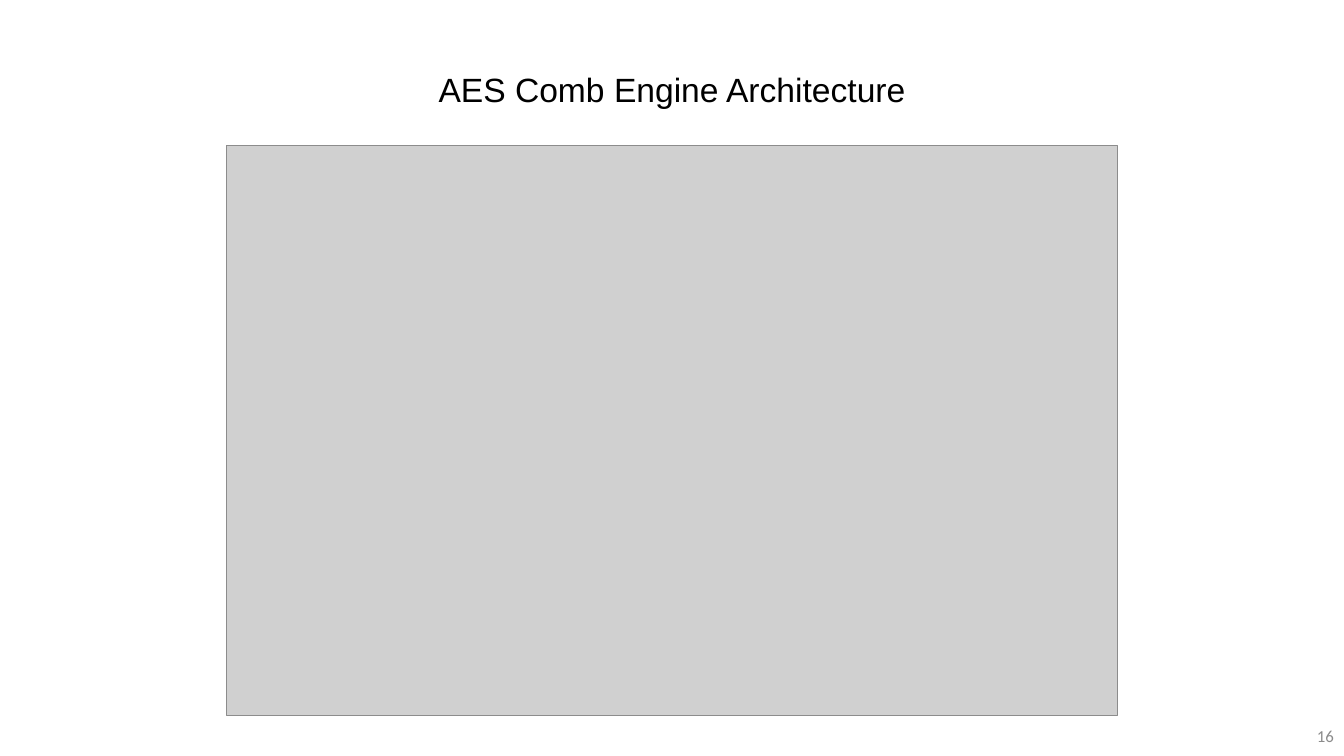
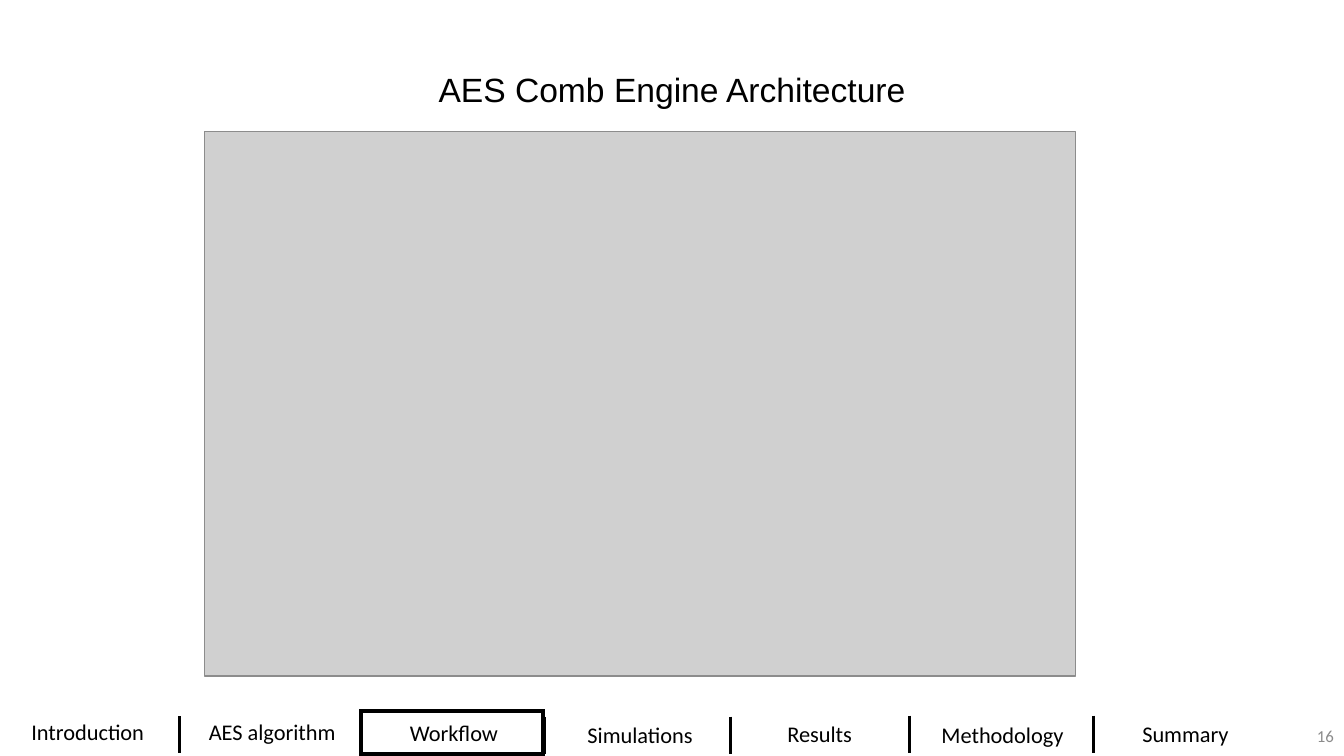
Before and after one commit to DavidDanD/PULPenix_AES, a slide deck: slide 16 of David and Dolev - Final Presentation5.pptx. Drawn at 1344x756 pixels with LibreOffice and Linux fonts; fonts in the diff are those of the drawing; grey boxes stand for pictures; background and template pictures are left out. Boxes give left, top, right and bottom in pixels: in the first picture for what was removed or moved away, otherwise in the second. Text is boxed around its words. In the diff, an @@ line names an element or a change of style, - is before the commit and + after.

```diff
--- a/David and Dolev - Final Presentation5.pptx
+++ b/David and Dolev - Final Presentation5.pptx
@@ picture: place and size @@
-picture at (227, 145, 1117, 716)
+picture at (205, 131, 1076, 676)
@@ line added from (179, 716) to (179, 753), #000000 2.25 pt @@
@@ line added from (362, 717) to (362, 754), #000000 2.25 pt @@
@@ rectangle added at (362, 712, 543, 754), outline #000000 3 pt @@
@@ line added from (544, 717) to (544, 754), #000000 2.25 pt @@
@@ line added from (730, 717) to (730, 754), #000000 2.25 pt @@
@@ line added from (909, 716) to (909, 753), #000000 2.25 pt @@
@@ line added from (1094, 716) to (1094, 753), #000000 2.25 pt @@
@@ text added at (31, 724, 144, 740), 16 pt, text #000000 @@
+Introduction
@@ text added at (209, 724, 336, 744), 16 pt, text #000000 @@
+AES algorithm
@@ text added at (410, 725, 498, 741), 16 pt, text #000000 @@
+Workflow
@@ text added at (587, 727, 692, 743), 16 pt, text #000000 @@
+Simulations
@@ text added at (787, 726, 852, 742), 16 pt, text #000000 @@
+Results
@@ text added at (941, 727, 1063, 747), 16 pt, text #000000 @@
+Methodology
@@ text added at (1142, 727, 1228, 746), 16 pt, text #000000 @@
+Summary
```
Also in this commit, not shown: 32 other slides changed, 1 slide added, 1 slide removed, 1 other file.
